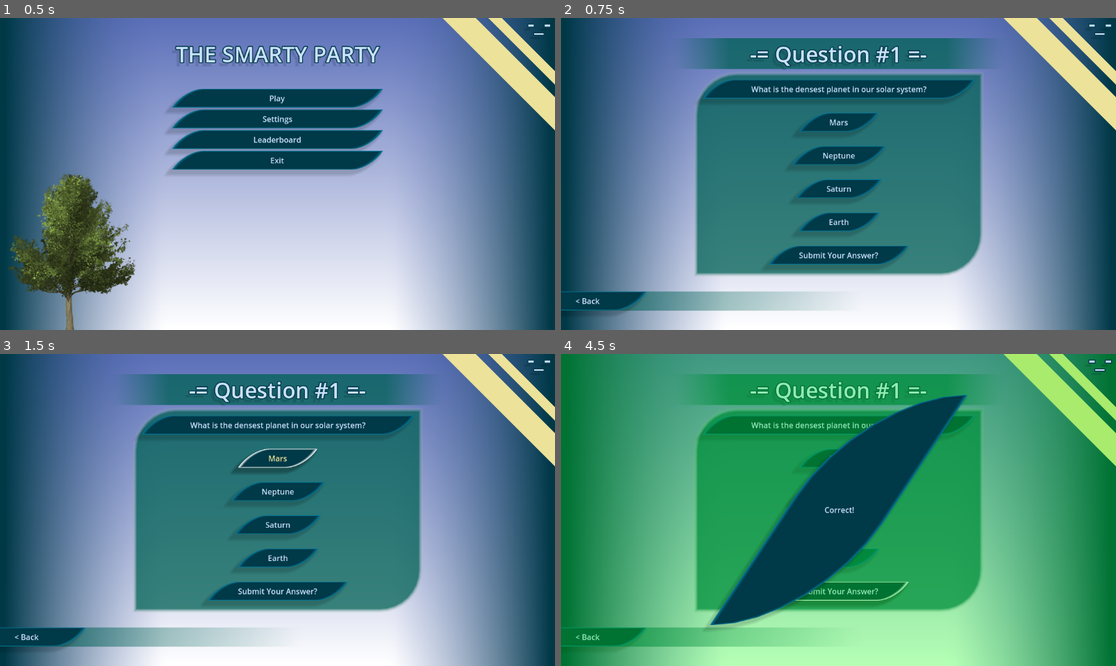
Above: before the commit, frames 1-4 (two rows, left to right).
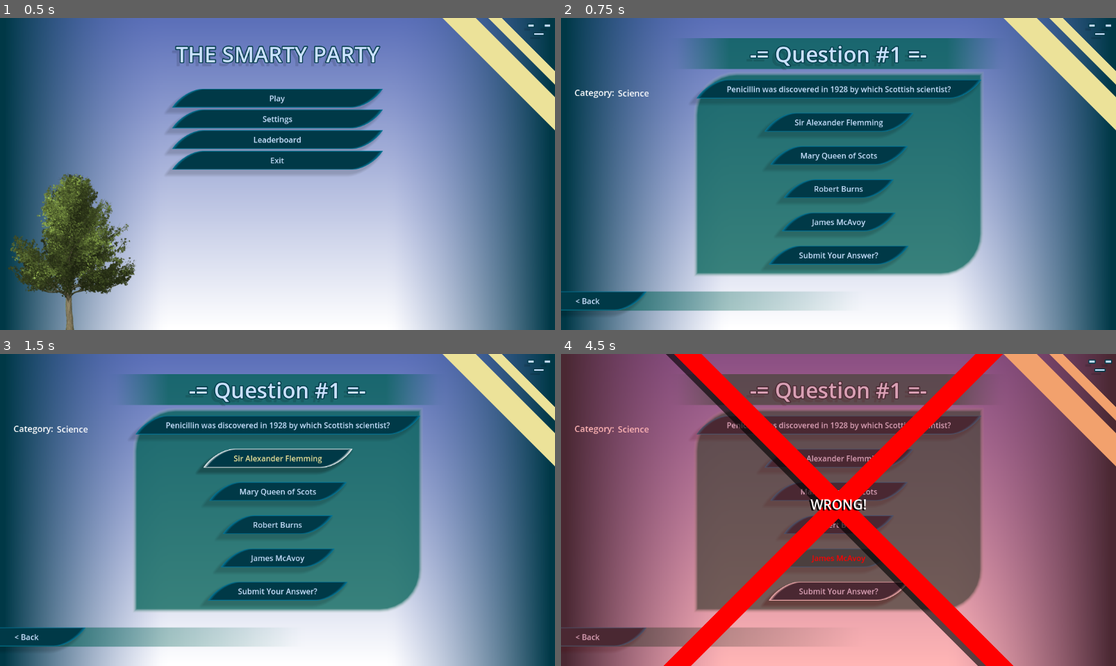
Above: after the commit, the same moments.

Repository: drigon573/The-Smarty-Party
Game: Godot game, scene res://Menus/MainMenu.tscn
Two runs of this game, one before a commit and one after it. Both use one fixed random seed, a clock stepped at 60 frames per second and the inputs below.
Inputs:
- Up to frame 1 (0.5 s): no input
- Up to frame 2 (0.75 s): click "Play" at 0.5 s
- Up to frame 3 (1.5 s): click "Mars" (after the commit: "Sir Alexander Flemming") at 1.25 s
- Up to frame 4 (4.5 s): click "Neptune" (after the commit: "Mary Queen of Scots") at 2 s; click "Saturn" (after the commit: "Robert Burns") at 2.75 s; click "Earth" (after the commit: "James McAvoy") at 3.5 s; click "Submit Your Answer?" at 4.25 s

Frame 1 is identical in both runs. In frame 2, 3.4% of the frame differs, in the area x 2-76%, y 19-69%; in frame 3, 3.7%; in frame 4, 100%, in the area x 0-100%, y 0-100%.

Commit message:
vfhfy

Diff:
--- a/Menus/MainMenu.tscn
+++ b/Menus/MainMenu.tscn
@@ -137,16 +137,17 @@
 horizontal_alignment = 1
 vertical_alignment = 1
 
-[node name="Pngtree-isolated-ginko-tree-png-png-image6095192" type="Sprite2D" parent="."]
-position = Vector2(150, 490)
-texture = ExtResource("8_pop3a")
-
 [node name="Main Menu" type="Control" parent="."]
+visible = false
 layout_mode = 3
 anchors_preset = 0
 offset_right = 1152.0
 offset_bottom = 648.0
 metadata/_edit_lock_ = true
+
+[node name="Pngtree-isolated-ginko-tree-png-png-image6095192" type="Sprite2D" parent="Main Menu"]
+position = Vector2(150, 490)
+texture = ExtResource("8_pop3a")
 
 [node name="Label" type="Label" parent="Main Menu"]
 layout_mode = 1
@@ -382,7 +383,6 @@
 text = "Settings"
 
 [node name="Question" type="Control" parent="."]
-visible = false
 layout_mode = 3
 anchors_preset = 0
 offset_right = 1152.0
@@ -418,6 +418,51 @@
 horizontal_alignment = 1
 vertical_alignment = 1
 metadata/_edit_lock_ = true
+
+[node name="Timer Label" type="Label" parent="Question"]
+visible = false
+layout_mode = 1
+anchors_preset = 5
+anchor_left = 0.5
+anchor_right = 0.5
+offset_left = -535.0
+offset_top = 28.0
+offset_right = -420.0
+offset_bottom = 97.0
+grow_horizontal = 2
+text = "00:00"
+label_settings = SubResource("LabelSettings_852w5")
+horizontal_alignment = 1
+vertical_alignment = 1
+
+[node name="Category Label Category" type="Label" parent="Question"]
+layout_mode = 1
+anchors_preset = 5
+anchor_left = 0.5
+anchor_right = 0.5
+offset_left = -564.0
+offset_top = 121.0
+offset_right = -449.0
+offset_bottom = 190.0
+grow_horizontal = 2
+theme_override_font_sizes/font_size = 18
+text = "Category:"
+horizontal_alignment = 1
+vertical_alignment = 1
+
+[node name="Category Label" type="Label" parent="Question"]
+layout_mode = 1
+anchors_preset = 5
+anchor_left = 0.5
+anchor_right = 0.5
+offset_left = -458.0
+offset_top = 122.0
+offset_right = -193.0
+offset_bottom = 191.0
+grow_horizontal = 2
+theme_override_font_sizes/font_size = 18
+text = "Category:"
+vertical_alignment = 1
 
 [node name="Back Button" type="Button" parent="Question"]
 layout_mode = 1
--- a/Menus/main_menu.gd
+++ b/Menus/main_menu.gd
@@ -16,7 +16,8 @@
 @onready var wrong = $Question/Incorrect
 @onready var wrongPlayer = $"Question/Incorrect/Wrong Player"
 @onready var questionBox = $Question/Label
-@onready var tree = $"Pngtree-isolated-ginko-tree-png-png-image6095192"
+@onready var tree = $"Main Menu/Pngtree-isolated-ginko-tree-png-png-image6095192"
+@onready var categoryLabel = $"Question/Category Label"
 
 @onready var correctAnswer
 @onready var questionCounter: int = 0
@@ -43,6 +44,7 @@
 
 func _on_play_pressed() -> void:
 	mainMenu.visible = false
+	settings.visible = false
 	question.visible = true
 	tree.visible = false
 	questionCounter += 1
@@ -83,7 +85,7 @@
 		questionBox.text = " -= Question #" + str(questionCounter) + " =- "
 		randomCoords()
 
-var questionTotal = [0, 1, 2, 3, 4, 5, 6, 7, 8, 9] #number of floors in that theme - 1 bc it starts at 0
+var questionTotal = [0, 1, 2, 3, 4, 5, 6, 7, 8, 9, 10, 11, 12, 13, 14, 15, 16, 17, 18, 19, 20, 21, 22, 23, 24, 25, 26, 27, 28] #number of floors in that theme - 1 bc it starts at 0
 var levels : int = questionTotal.size() #number of floors travelled before next theme
 var levelLabelNumber : int = 0 #what should the levelLabel start at
 
@@ -103,6 +105,7 @@
 			name3.text = "Willy Wonka"
 			name4.text = "Jimbo"
 			correctAnswer = 1
+			categoryLabel.text = "History"
 		1:
 			questionLabel.text = "Who created Microsoft?"
 			name1.text = "Barack Obama"
@@ -110,6 +113,7 @@
 			name3.text = "Steve Jobs"
 			name4.text = "Jamieson Ford"
 			correctAnswer = 2
+			categoryLabel.text = "History"
 		2:
 			questionLabel.text = "What type of animal is the fast blue character, Sonic?"
 			name1.text = "Shark"
@@ -117,6 +121,7 @@
 			name3.text = "Velociraptor"
 			name4.text = "Hedgehog"
 			correctAnswer = 4
+			categoryLabel.text = "Video Games"
 		3:
 			questionLabel.text = "Which food was created on accident?"
 			name1.text = "Reese's Cups"
@@ -124,6 +129,7 @@
 			name3.text = "Grape"
 			name4.text = "Potato Chips"
 			correctAnswer = 4
+			categoryLabel.text = "Food"
 		4:
 			questionLabel.text = "What was Ash Ketchum's first Pokemon?"
 			name1.text = "Pikachu"
@@ -131,6 +137,7 @@
 			name3.text = "Caterpie"
 			name4.text = "Tauros"
 			correctAnswer = 1
+			categoryLabel.text = "Video Games"
 		5:
 			questionLabel.text = "What is Lightning McQueen's real name?"
 			name1.text = "Dante"
@@ -138,6 +145,7 @@
 			name3.text = "Cruz"
 			name4.text = "Montgomery"
 			correctAnswer = 4
+			categoryLabel.text = "Pop Culture"
 		6:
 			questionLabel.text = "What is the metal piece on the end of a shoelace called?"
 			name1.text = "Ferrule"
@@ -145,6 +153,7 @@
 			name3.text = "Needle"
 			name4.text = "Eyelet"
 			correctAnswer = 2
+			categoryLabel.text = "Pop Culture"
 		7:
 			questionLabel.text = "The 16th US President was Abraham Lincoln. Who was the 17th?"
 			name1.text = "Abraham Lincoln"
@@ -152,6 +161,7 @@
 			name3.text = "Ulysses S. Grant"
 			name4.text = "Rutherford B. Hayes"
 			correctAnswer = 2
+			categoryLabel.text = "History"
 		8:
 			questionLabel.text = "What is the densest planet in our solar system?"
 			name1.text = "Mars"
@@ -159,6 +169,7 @@
 			name3.text = "Saturn"
 			name4.text = "Earth"
 			correctAnswer = 4
+			categoryLabel.text = "Science"
 		9:
 			questionLabel.text = "How dangerous is the chemical dihydrogen monoxide to humans?"
 			name1.text = "eh"
@@ -166,293 +177,335 @@
 			name3.text = "EXTREMELY DANAGEROUS"
 			name4.text = "not at all"
 			correctAnswer = 4
+			categoryLabel.text = "Science"
 		10:
-			questionLabel.text = "How dangerous is the chemical dihydrogen monoxide to humans?"
-			name1.text = "eh"
-			name2.text = "kinda bad"
-			name3.text = "EXTREMELY DANAGEROUS"
-			name4.text = "not at all"
-			correctAnswer = 4
+			questionLabel.text = "What video game duo specializes in plumbing?"
+			name1.text = "Banjo & Kazooie"
+			name2.text = "Sans & Papyrus"
+			name3.text = "Zelda & Link"
+			name4.text = "Mario & Luigi"
+			correctAnswer = 4
+			categoryLabel.text = "Video Games"
 		11:
-			questionLabel.text = "How dangerous is the chemical dihydrogen monoxide to humans?"
-			name1.text = "eh"
-			name2.text = "kinda bad"
-			name3.text = "EXTREMELY DANAGEROUS"
-			name4.text = "not at all"
-			correctAnswer = 4
+			questionLabel.text = "What animation studio created the character Lightning McQueen?"
+			name1.text = "Disney Pixar"
+			name2.text = "Studio Ghibli"
+			name3.text = "DreamWorks"
+			name4.text = "Aardman Animations"
+			correctAnswer = 1
+			categoryLabel.text = "Pop Culture"
 		12:
-			questionLabel.text = "How dangerous is the chemical dihydrogen monoxide to humans?"
-			name1.text = "eh"
-			name2.text = "kinda bad"
-			name3.text = "EXTREMELY DANAGEROUS"
-			name4.text = "not at all"
-			correctAnswer = 4
+			questionLabel.text = "What year was Thomas the Tank Engine created?"
+			name1.text = "2003"
+			name2.text = "1929"
+			name3.text = "1942"
+			name4.text = "1887"
+			correctAnswer = 3
+			categoryLabel.text = "Pop Culture"
 		13:
-			questionLabel.text = "How dangerous is the chemical dihydrogen monoxide to humans?"
-			name1.text = "eh"
-			name2.text = "kinda bad"
-			name3.text = "EXTREMELY DANAGEROUS"
-			name4.text = "not at all"
-			correctAnswer = 4
+			questionLabel.text = "When was Rosa Parks born?"
+			name1.text = "2006"
+			name2.text = "1903"
+			name3.text = "1927"
+			name4.text = "1913"
+			correctAnswer = 4
+			categoryLabel.text = "History"
 		14:
-			questionLabel.text = "How dangerous is the chemical dihydrogen monoxide to humans?"
-			name1.text = "eh"
-			name2.text = "kinda bad"
-			name3.text = "EXTREMELY DANAGEROUS"
-			name4.text = "not at all"
-			correctAnswer = 4
+			questionLabel.text = "Raleigh is the capital of which US State?"
+			name1.text = "North Carolina"
+			name2.text = "West Virginia"
+			name3.text = "East Hawaii"
+			name4.text = "South Dakota"
+			correctAnswer = 1
+			categoryLabel.text = "Geography"
 		15:
-			questionLabel.text = "How dangerous is the chemical dihydrogen monoxide to humans?"
-			name1.text = "eh"
-			name2.text = "kinda bad"
-			name3.text = "EXTREMELY DANAGEROUS"
-			name4.text = "not at all"
-			correctAnswer = 4
+			questionLabel.text = "Who is Batman's sidekick?"
+			name1.text = "Albatross"
+			name2.text = "Cardinal"
+			name3.text = "Robin"
+			name4.text = "Dodo"
+			correctAnswer = 3
+			categoryLabel.text = "Pop Culture"
 		16:
-			questionLabel.text = "How dangerous is the chemical dihydrogen monoxide to humans?"
-			name1.text = "eh"
-			name2.text = "kinda bad"
-			name3.text = "EXTREMELY DANAGEROUS"
-			name4.text = "not at all"
-			correctAnswer = 4
+			questionLabel.text = "When were TVs invented?"
+			name1.text = "1927"
+			name2.text = "1492"
+			name3.text = "2008"
+			name4.text = "2003"
+			correctAnswer = 1
+			categoryLabel.text = "History"
 		17:
-			questionLabel.text = "How dangerous is the chemical dihydrogen monoxide to humans?"
-			name1.text = "eh"
-			name2.text = "kinda bad"
-			name3.text = "EXTREMELY DANAGEROUS"
-			name4.text = "not at all"
-			correctAnswer = 4
+			questionLabel.text = "What is the name of the mouse in Stuart Little?"
+			name1.text = "Rat"
+			name2.text = "Remy"
+			name3.text = "Stuart"
+			name4.text = "Mickey"
+			correctAnswer = 3
+			categoryLabel.text = "Pop Culture"
 		18:
-			questionLabel.text = "How dangerous is the chemical dihydrogen monoxide to humans?"
-			name1.text = "eh"
-			name2.text = "kinda bad"
-			name3.text = "EXTREMELY DANAGEROUS"
-			name4.text = "not at all"
-			correctAnswer = 4
+			questionLabel.text = "What type of vehicle is Thomas the Tank Engine?"
+			name1.text = "Car"
+			name2.text = "Train"
+			name3.text = "Boat"
+			name4.text = "Truck"
+			correctAnswer = 2
+			categoryLabel.text = "Pop Culture"
 		19:
-			questionLabel.text = "How dangerous is the chemical dihydrogen monoxide to humans?"
-			name1.text = "eh"
-			name2.text = "kinda bad"
-			name3.text = "EXTREMELY DANAGEROUS"
-			name4.text = "not at all"
-			correctAnswer = 4
+			questionLabel.text = "In what year did Queen Elizabeth II pass away?"
+			name1.text = "2029"
+			name2.text = "2022"
+			name3.text = "2014"
+			name4.text = "2008"
+			correctAnswer = 2
+			categoryLabel.text = "History"
 		20:
-			questionLabel.text = "How dangerous is the chemical dihydrogen monoxide to humans?"
-			name1.text = "eh"
-			name2.text = "kinda bad"
-			name3.text = "EXTREMELY DANAGEROUS"
-			name4.text = "not at all"
-			correctAnswer = 4
+			questionLabel.text = "In what country did Thomas the Tank Engine first air?"
+			name1.text = "France"
+			name2.text = "New Zealand"
+			name3.text = "United Kingdom"
+			name4.text = "United States"
+			correctAnswer = 3
+			categoryLabel.text = "Pop Culture"
 		21:
-			questionLabel.text = "How dangerous is the chemical dihydrogen monoxide to humans?"
-			name1.text = "eh"
-			name2.text = "kinda bad"
-			name3.text = "EXTREMELY DANAGEROUS"
-			name4.text = "not at all"
-			correctAnswer = 4
+			questionLabel.text = "In the US & Canada, 1 ton is a unit of measure that contains how many pounds?"
+			name1.text = "1,000 lbs"
+			name2.text = "2,000 lbs"
+			name3.text = "3,000 lbs"
+			name4.text = "5,000 lbs"
+			correctAnswer = 2
+			categoryLabel.text = "Science"
 		22:
-			questionLabel.text = "How dangerous is the chemical dihydrogen monoxide to humans?"
-			name1.text = "eh"
-			name2.text = "kinda bad"
-			name3.text = "EXTREMELY DANAGEROUS"
-			name4.text = "not at all"
-			correctAnswer = 4
+			questionLabel.text = "The molecule \"hemoglobin\" is used in what type of blood cells?"
+			name1.text = "White Blood Cells"
+			name2.text = "Blue Blood Cells"
+			name3.text = "Red Blood Cells"
+			name4.text = "Goblin Blood Cells"
+			correctAnswer = 3
+			categoryLabel.text = "Science"
 		23:
-			questionLabel.text = "How dangerous is the chemical dihydrogen monoxide to humans?"
-			name1.text = "eh"
-			name2.text = "kinda bad"
-			name3.text = "EXTREMELY DANAGEROUS"
-			name4.text = "not at all"
-			correctAnswer = 4
+			questionLabel.text = "Penicillin was discovered in 1928 by which Scottish scientist?"
+			name1.text = "Sir Alexander Flemming"
+			name2.text = "Mary Queen of Scots"
+			name3.text = "Robert Burns"
+			name4.text = "James McAvoy"
+			correctAnswer = 1
+			categoryLabel.text = "Science"
 		24:
-			questionLabel.text = "How dangerous is the chemical dihydrogen monoxide to humans?"
-			name1.text = "eh"
-			name2.text = "kinda bad"
-			name3.text = "EXTREMELY DANAGEROUS"
-			name4.text = "not at all"
-			correctAnswer = 4
+			questionLabel.text = "The art of garden cultivation and management is called what?"
+			name1.text = "Hortoculture"
+			name2.text = "Gardenology"
+			name3.text = "Plant-avation"
+			name4.text = "Agriculture"
+			correctAnswer = 1
+			categoryLabel.text = "Science"
 		25:
-			questionLabel.text = "How dangerous is the chemical dihydrogen monoxide to humans?"
-			name1.text = "eh"
-			name2.text = "kinda bad"
-			name3.text = "EXTREMELY DANAGEROUS"
-			name4.text = "not at all"
-			correctAnswer = 4
+			questionLabel.text = "What is the name for the unit of measurement of power that is roughly equal to 746 watts?"
+			name1.text = "Flowermight"
+			name2.text = "Dogthrust"
+			name3.text = "Yard"
+			name4.text = "Horsepower"
+			correctAnswer = 4
+			categoryLabel.text = "Science"
 		26:
-			questionLabel.text = "How dangerous is the chemical dihydrogen monoxide to humans?"
-			name1.text = "eh"
-			name2.text = "kinda bad"
-			name3.text = "EXTREMELY DANAGEROUS"
-			name4.text = "not at all"
-			correctAnswer = 4
+			questionLabel.text = "What is the only internal organ in humans that is capable of regenerating lost tissue?"
+			name1.text = "Pancreas"
+			name2.text = "Kidney"
+			name3.text = "Liver"
+			name4.text = "Heart"
+			correctAnswer = 3
+			categoryLabel.text = "Science"
 		27:
-			questionLabel.text = "How dangerous is the chemical dihydrogen monoxide to humans?"
-			name1.text = "eh"
-			name2.text = "kinda bad"
-			name3.text = "EXTREMELY DANAGEROUS"
-			name4.text = "not at all"
-			correctAnswer = 4
+			questionLabel.text = "The reaction where two hydrogen atoms combine to form a helium atom is called what?"
+			name1.text = "Fision"
+			name2.text = "Confusion"
+			name3.text = "Dilution"
+			name4.text = "Fusion"
+			correctAnswer = 4
+			categoryLabel.text = "Science"
 		28:
-			questionLabel.text = "How dangerous is the chemical dihydrogen monoxide to humans?"
-			name1.text = "eh"
-			name2.text = "kinda bad"
-			name3.text = "EXTREMELY DANAGEROUS"
-			name4.text = "not at all"
-			correctAnswer = 4
+			questionLabel.text = "Approximately 2% of all people have what eye color?"
+			name1.text = "Green"
+			name2.text = "Purple"
+			name3.text = "Blue"
+			name4.text = "Hazel"
+			correctAnswer = 1
+			categoryLabel.text = "Science"
 		29:
-			questionLabel.text = "How dangerous is the chemical dihydrogen monoxide to humans?"
-			name1.text = "eh"
-			name2.text = "kinda bad"
-			name3.text = "EXTREMELY DANAGEROUS"
-			name4.text = "not at all"
-			correctAnswer = 4
+			questionLabel.text = "Who is the lil gay boy in BTS?"
+			name1.text = "Jimin"
+			name2.text = "JungleKock"
+			name3.text = "V"
+			name4.text = "Suga"
+			correctAnswer = 1
+			categoryLabel.text = "BTS"
 		30:
-			questionLabel.text = "How dangerous is the chemical dihydrogen monoxide to humans?"
-			name1.text = "eh"
-			name2.text = "kinda bad"
-			name3.text = "EXTREMELY DANAGEROUS"
-			name4.text = "not at all"
-			correctAnswer = 4
+			questionLabel.text = "Who is Worldwide Handsome?"
+			name1.text = "Kyle Bazil Lastname(obviously)"
+			name2.text = "Jin"
+			name3.text = "Jack Black"
+			name4.text = "Pitbull"
+			correctAnswer = 1
+			categoryLabel.text = "Facts"
 		31:
-			questionLabel.text = "How dangerous is the chemical dihydrogen monoxide to humans?"
-			name1.text = "eh"
-			name2.text = "kinda bad"
-			name3.text = "EXTREMELY DANAGEROUS"
-			name4.text = "not at all"
-			correctAnswer = 4
+			questionLabel.text = ""
+			name1.text = ""
+			name2.text = ""
+			name3.text = ""
+			name4.text = ""
+			correctAnswer = 4
+			categoryLabel.text = ""
 		32:
-			questionLabel.text = "How dangerous is the chemical dihydrogen monoxide to humans?"
-			name1.text = "eh"
-			name2.text = "kinda bad"
-			name3.text = "EXTREMELY DANAGEROUS"
-			name4.text = "not at all"
-			correctAnswer = 4
+			questionLabel.text = ""
+			name1.text = ""
+			name2.text = ""
+			name3.text = ""
+			name4.text = ""
+			correctAnswer = 4
+			categoryLabel.text = ""
 		33:
-			questionLabel.text = "How dangerous is the chemical dihydrogen monoxide to humans?"
-			name1.text = "eh"
-			name2.text = "kinda bad"
-			name3.text = "EXTREMELY DANAGEROUS"
-			name4.text = "not at all"
-			correctAnswer = 4
+			questionLabel.text = ""
+			name1.text = ""
+			name2.text = ""
+			name3.text = ""
+			name4.text = ""
+			correctAnswer = 4
+			categoryLabel.text = ""
 		34:
-			questionLabel.text = "How dangerous is the chemical dihydrogen monoxide to humans?"
-			name1.text = "eh"
-			name2.text = "kinda bad"
-			name3.text = "EXTREMELY DANAGEROUS"
-			name4.text = "not at all"
-			correctAnswer = 4
+			questionLabel.text = ""
+			name1.text = ""
+			name2.text = ""
+			name3.text = ""
+			name4.text = ""
+			correctAnswer = 4
+			categoryLabel.text = ""
 		35:
-			questionLabel.text = "How dangerous is the chemical dihydrogen monoxide to humans?"
-			name1.text = "eh"
-			name2.text = "kinda bad"
-			name3.text = "EXTREMELY DANAGEROUS"
-			name4.text = "not at all"
-			correctAnswer = 4
+			questionLabel.text = ""
+			name1.text = ""
+			name2.text = ""
+			name3.text = ""
+			name4.text = ""
+			correctAnswer = 4
+			categoryLabel.text = ""
 		36:
-			questionLabel.text = "How dangerous is the chemical dihydrogen monoxide to humans?"
-			name1.text = "eh"
-			name2.text = "kinda bad"
-			name3.text = "EXTREMELY DANAGEROUS"
-			name4.text = "not at all"
-			correctAnswer = 4
+			questionLabel.text = ""
+			name1.text = ""
+			name2.text = ""
+			name3.text = ""
+			name4.text = ""
+			correctAnswer = 4
+			categoryLabel.text = ""
 		37:
-			questionLabel.text = "How dangerous is the chemical dihydrogen monoxide to humans?"
-			name1.text = "eh"
-			name2.text = "kinda bad"
-			name3.text = "EXTREMELY DANAGEROUS"
-			name4.text = "not at all"
-			correctAnswer = 4
+			questionLabel.text = ""
+			name1.text = ""
+			name2.text = ""
+			name3.text = ""
+			name4.text = ""
+			correctAnswer = 4
+			categoryLabel.text = ""
 		38:
-			questionLabel.text = "How dangerous is the chemical dihydrogen monoxide to humans?"
-			name1.text = "eh"
-			name2.text = "kinda bad"
-			name3.text = "EXTREMELY DANAGEROUS"
-			name4.text = "not at all"
-			correctAnswer = 4
+			questionLabel.text = ""
+			name1.text = ""
+			name2.text = ""
+			name3.text = ""
+			name4.text = ""
+			correctAnswer = 4
+			categoryLabel.text = ""
 		39:
-			questionLabel.text = "How dangerous is the chemical dihydrogen monoxide to humans?"
-			name1.text = "eh"
-			name2.text = "kinda bad"
-			name3.text = "EXTREMELY DANAGEROUS"
-			name4.text = "not at all"
-			correctAnswer = 4
+			questionLabel.text = ""
+			name1.text = ""
+			name2.text = ""
+			name3.text = ""
+			name4.text = ""
+			correctAnswer = 4
+			categoryLabel.text = ""
 		40:
-			questionLabel.text = "How dangerous is the chemical dihydrogen monoxide to humans?"
-			name1.text = "eh"
-			name2.text = "kinda bad"
-			name3.text = "EXTREMELY DANAGEROUS"
-			name4.text = "not at all"
-			correctAnswer = 4
+			questionLabel.text = ""
+			name1.text = ""
+			name2.text = ""
+			name3.text = ""
+			name4.text = ""
+			correctAnswer = 4
+			categoryLabel.text = ""
 		41:
-			questionLabel.text = "How dangerous is the chemical dihydrogen monoxide to humans?"
-			name1.text = "eh"
-			name2.text = "kinda bad"
-			name3.text = "EXTREMELY DANAGEROUS"
-			name4.text = "not at all"
-			correctAnswer = 4
+			questionLabel.text = ""
+			name1.text = ""
+			name2.text = ""
+			name3.text = ""
+			name4.text = ""
+			correctAnswer = 4
+			categoryLabel.text = ""
 		42:
-			questionLabel.text = "How dangerous is the chemical dihydrogen monoxide to humans?"
-			name1.text = "eh"
-			name2.text = "kinda bad"
-			name3.text = "EXTREMELY DANAGEROUS"
-			name4.text = "not at all"
-			correctAnswer = 4
+			questionLabel.text = ""
+			name1.text = ""
+			name2.text = ""
+			name3.text = ""
+			name4.text = ""
+			correctAnswer = 4
+			categoryLabel.text = ""
 		43:
-			questionLabel.text = "How dangerous is the chemical dihydrogen monoxide to humans?"
-			name1.text = "eh"
-			name2.text = "kinda bad"
-			name3.text = "EXTREMELY DANAGEROUS"
-			name4.text = "not at all"
-			correctAnswer = 4
+			questionLabel.text = ""
+			name1.text = ""
+			name2.text = ""
+			name3.text = ""
+			name4.text = ""
+			correctAnswer = 4
+			categoryLabel.text = ""
 		44:
-			questionLabel.text = "How dangerous is the chemical dihydrogen monoxide to humans?"
-			name1.text = "eh"
-			name2.text = "kinda bad"
-			name3.text = "EXTREMELY DANAGEROUS"
-			name4.text = "not at all"
-			correctAnswer = 4
+			questionLabel.text = ""
+			name1.text = ""
+			name2.text = ""
+			name3.text = ""
+			name4.text = ""
+			correctAnswer = 4
+			categoryLabel.text = ""
 		45:
-			questionLabel.text = "How dangerous is the chemical dihydrogen monoxide to humans?"
-			name1.text = "eh"
-			name2.text = "kinda bad"
-			name3.text = "EXTREMELY DANAGEROUS"
-			name4.text = "not at all"
-			correctAnswer = 4
+			questionLabel.text = ""
+			name1.text = ""
+			name2.text = ""
+			name3.text = ""
+			name4.text = ""
+			correctAnswer = 4
+			categoryLabel.text = ""
 		46:
-			questionLabel.text = "How dangerous is the chemical dihydrogen monoxide to humans?"
-			name1.text = "eh"
-			name2.text = "kinda bad"
-			name3.text = "EXTREMELY DANAGEROUS"
-			name4.text = "not at all"
-			correctAnswer = 4
+			questionLabel.text = ""
+			name1.text = ""
+			name2.text = ""
+			name3.text = ""
+			name4.text = ""
+			correctAnswer = 4
+			categoryLabel.text = ""
 		47:
-			questionLabel.text = "How dangerous is the chemical dihydrogen monoxide to humans?"
-			name1.text = "eh"
-			name2.text = "kinda bad"
-			name3.text = "EXTREMELY DANAGEROUS"
-			name4.text = "not at all"
-			correctAnswer = 4
+			questionLabel.text = ""
+			name1.text = ""
+			name2.text = ""
+			name3.text = ""
+			name4.text = ""
+			correctAnswer = 4
+			categoryLabel.text = ""
 		48:
-			questionLabel.text = "How dangerous is the chemical dihydrogen monoxide to humans?"
-			name1.text = "eh"
-			name2.text = "kinda bad"
-			name3.text = "EXTREMELY DANAGEROUS"
-			name4.text = "not at all"
-			correctAnswer = 4
+			questionLabel.text = ""
+			name1.text = ""
+			name2.text = ""
+			name3.text = ""
+			name4.text = ""
+			correctAnswer = 4
+			categoryLabel.text = ""
 		49:
-			questionLabel.text = "How dangerous is the chemical dihydrogen monoxide to humans?"
-			name1.text = "eh"
-			name2.text = "kinda bad"
-			name3.text = "EXTREMELY DANAGEROUS"
-			name4.text = "not at all"
-			correctAnswer = 4
+			questionLabel.text = ""
+			name1.text = ""
+			name2.text = ""
+			name3.text = ""
+			name4.text = ""
+			correctAnswer = 4
+			categoryLabel.text = ""
 		50:
-			questionLabel.text = "How dangerous is the chemical dihydrogen monoxide to humans?"
-			name1.text = "eh"
-			name2.text = "kinda bad"
-			name3.text = "EXTREMELY DANAGEROUS"
-			name4.text = "not at all"
-			correctAnswer = 4
+			questionLabel.text = ""
+			name1.text = ""
+			name2.text = ""
+			name3.text = ""
+			name4.text = ""
+			correctAnswer = 4
+			categoryLabel.text = ""
 	removey(inty)
 
 func removey(inty):
